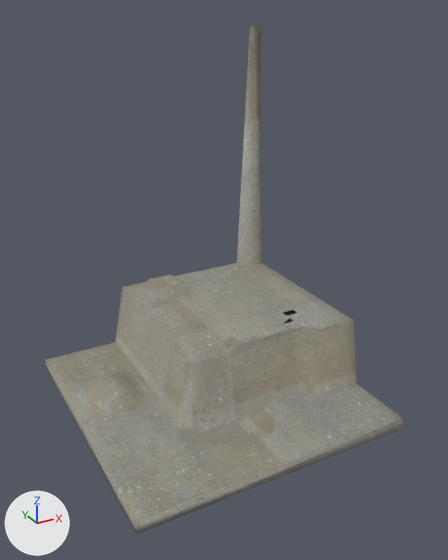
What one commit did to the FBX model Assets/Resources/walls/RightTurnIn.fbx.
Both versions are drawn from a 50 mm lens placed at (-9.19, -17.78, 13.18), pointed at (0.16, -0.76, 4.67). The axes (+X, +Y, +Z) are drawn at lower left. The lights are the same throughout. Where no turn or scale is listed for an object, it has been applied to the vertices.
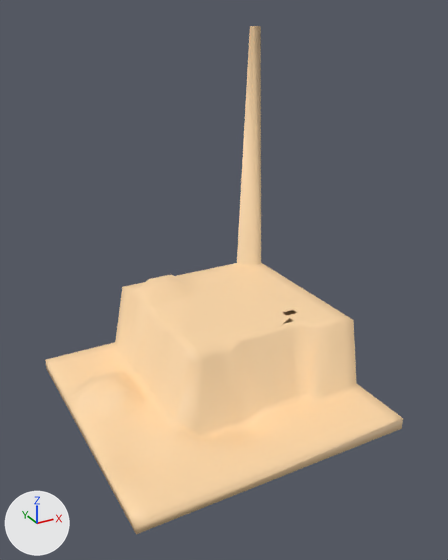
The change, as a diff of the scene's bpy script:
```diff
--- a/Assets/Resources/walls/RightTurnIn.fbx.py
+++ b/Assets/Resources/walls/RightTurnIn.fbx.py
@@ mat_color_c03 @@
+mat_color_c03 = principled_material('Color_C03')
+mat_color_c03.base_color = (1.0, 0.698, 0.396)  # beige #ffdaa9
+mat_color_c03.roughness = 0.553
@@ me_mesh @@
 me_mesh.from_pydata(...)  # 454 vertices, 445 faces, 3 loose edges; spans x -5.0..5.0, y -5.0..5.0, z -0.46..12.5
-me_mesh.materials.append(mat_stone_vein_gray)  # picture img_stone_vein_gray_jpg
+me_mesh.materials.append(mat_color_c03)  # beige #ffdaa9
```

Pixel boxes (x1, y1, x2, y2) of what changed, in the pictures (448 x 560 px):
'Mesh1', recoloured (grey to beige)
    both: (45, 26, 403, 534)
